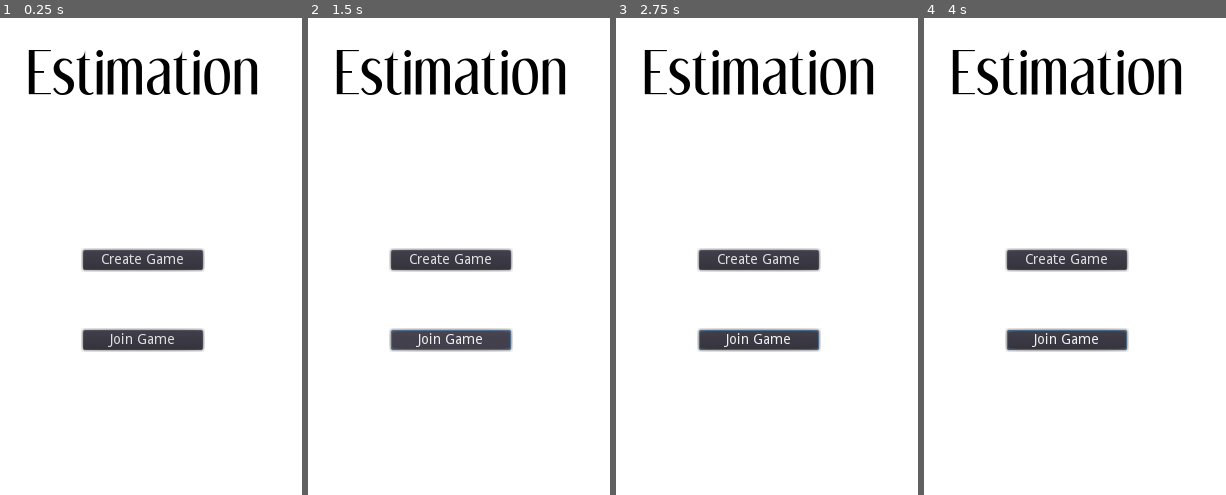
Above: before the commit, frames 1-4 (left to right).
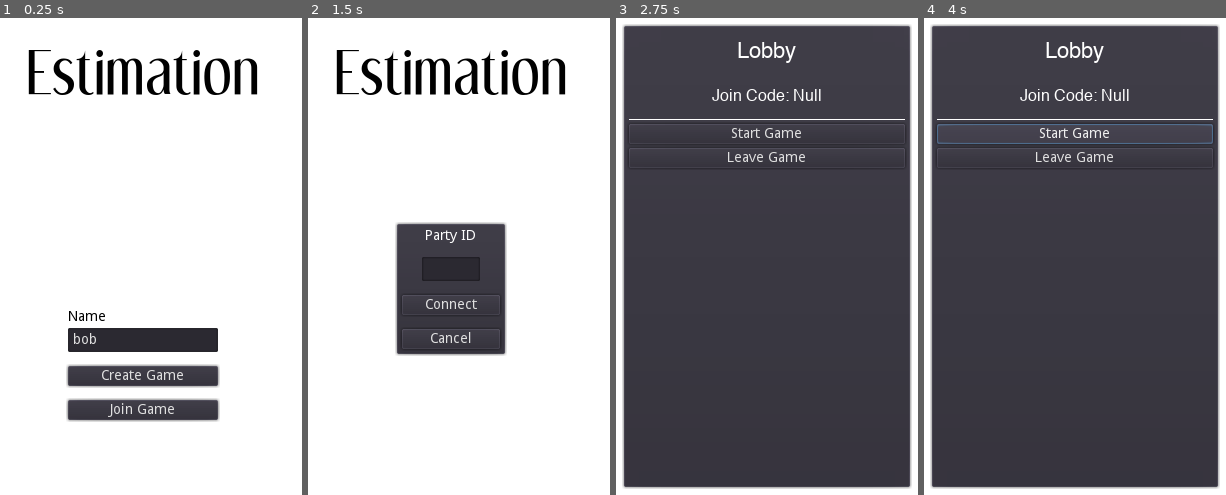
Above: after the commit, the same moments.

Repository: talham7391/estimation-godot
Game: Godot game, scene res://scenes/Home.tscn
The game is run twice, just before and just after one commit, with the same random seed, the same clock (stepped at 60 frames per second) and the same inputs.
Inputs (mouse positions are in pixels of both pictures, inside the frame that each line leads up to):
- Up to frame 1 (0.25 s): no input
- Up to frame 2 (1.5 s): click "Create Game" at 0.5 s; click "Join Game" at 1.25 s
- Up to frame 3 (2.75 s): click (757, 304) at 2 s, where only the run after the commit has a clickable "Connect"
- Up to frame 4 (4 s): click (1075, 132) at 2.75 s, where only the run after the commit has a clickable "Start Game"; click (1075, 132) at 3.5 s, where only the run after the commit has a clickable "Start Game"

The runs differ from the first frame. In frame 1, 8.6% of the frame differs, in the area x 21-73%, y 48-85%; in frame 2, 8.5%; in frame 3, 90%, in the area x 1-99%, y 1-99%; in frame 4, 90%.

Commit message:
Ability to create and join games

Diff:
--- a/scenes/Home.tscn
+++ b/scenes/Home.tscn
@@ -1,8 +1,9 @@
-[gd_scene load_steps=5 format=2]
+[gd_scene load_steps=6 format=2]
 
 [ext_resource path="res://scripts/scenes/Home.gd" type="Script" id=1]
 [ext_resource path="res://fonts/dream_orphans/dream_orphans.ttf" type="DynamicFontData" id=2]
 [ext_resource path="res://scenes/home/LobbyPanel.tscn" type="PackedScene" id=3]
+[ext_resource path="res://scenes/home/JoinLobbyPopup.tscn" type="PackedScene" id=4]
 
 [sub_resource type="DynamicFont" id=1]
 size = 52
@@ -15,28 +16,6 @@
 margin_left = 2.05493
 margin_right = 2.05493
 script = ExtResource( 1 )
-
-[node name="CreateGameButton" type="Button" parent="."]
-anchor_left = 0.5
-anchor_top = 0.5
-anchor_right = 0.5
-anchor_bottom = 0.5
-margin_left = -60.0
-margin_top = -40.0
-margin_right = 60.0
-margin_bottom = -40.0
-text = "Create Game"
-
-[node name="JoinGameButton" type="Button" parent="."]
-anchor_left = 0.5
-anchor_top = 0.5
-anchor_right = 0.5
-anchor_bottom = 0.5
-margin_left = -60.0
-margin_top = 40.0
-margin_right = 60.0
-margin_bottom = 40.0
-text = "Join Game"
 
 [node name="Title" type="Label" parent="."]
 anchor_left = 0.5
@@ -53,4 +32,81 @@
 [node name="LobbyPanel" parent="." instance=ExtResource( 3 )]
 visible = false
 
-[node name="HTTPRequest" type="HTTPRequest" parent="."]
+[node name="CreateRequest" type="HTTPRequest" parent="."]
+
+[node name="CenterContainer" type="CenterContainer" parent="."]
+editor/display_folded = true
+anchor_left = 0.5
+anchor_top = 0.5
+anchor_right = 0.5
+anchor_bottom = 0.5
+margin_left = -149.613
+margin_top = -150.0
+margin_right = 150.387
+margin_bottom = 300.0
+
+[node name="VBoxContainer" type="VBoxContainer" parent="CenterContainer"]
+margin_left = 75.0
+margin_top = 170.0
+margin_right = 225.0
+margin_bottom = 280.0
+
+[node name="NameLabelContainer" type="MarginContainer" parent="CenterContainer/VBoxContainer"]
+editor/display_folded = true
+margin_right = 150.0
+margin_bottom = 14.0
+
+[node name="Label" type="Label" parent="CenterContainer/VBoxContainer/NameLabelContainer"]
+margin_right = 150.0
+margin_bottom = 14.0
+custom_colors/font_color = Color( 0, 0, 0, 1 )
+text = "Name"
+
+[node name="NameInputContainer" type="MarginContainer" parent="CenterContainer/VBoxContainer"]
+editor/display_folded = true
+margin_top = 18.0
+margin_right = 150.0
+margin_bottom = 42.0
+
+[node name="LineEdit" type="LineEdit" parent="CenterContainer/VBoxContainer/NameInputContainer"]
+margin_right = 150.0
+margin_bottom = 24.0
+rect_min_size = Vector2( 150, 0 )
+
+[node name="CreateGameButtonContainer" type="MarginContainer" parent="CenterContainer/VBoxContainer"]
+editor/display_folded = true
+margin_top = 46.0
+margin_right = 150.0
+margin_bottom = 76.0
+custom_constants/margin_top = 10
+
+[node name="CreateGameButton" type="Button" parent="CenterContainer/VBoxContainer/CreateGameButtonContainer"]
+margin_top = 10.0
+margin_right = 150.0
+margin_bottom = 30.0
+text = "Create Game"
+
+[node name="JoinGameButtonContainer" type="MarginContainer" parent="CenterContainer/VBoxContainer"]
+editor/display_folded = true
+margin_top = 80.0
+margin_right = 150.0
+margin_bottom = 110.0
+custom_constants/margin_top = 10
+
+[node name="JoinGameButton" type="Button" parent="CenterContainer/VBoxContainer/JoinGameButtonContainer"]
+margin_top = 10.0
+margin_right = 150.0
+margin_bottom = 30.0
+text = "Join Game"
+
+[node name="JoinLobby" type="CenterContainer" parent="."]
+editor/display_folded = true
+visible = false
+anchor_right = 1.0
+anchor_bottom = 1.0
+
+[node name="JoinLobbyPopup" parent="JoinLobby" instance=ExtResource( 4 )]
+margin_left = 193.0
+margin_top = 348.0
+margin_right = 207.0
+margin_bottom = 362.0
--- /dev/null
+++ b/scenes/home/JoinLobbyPopup.tscn
@@ -0,0 +1,66 @@
+[gd_scene load_steps=2 format=2]
+
+[ext_resource path="res://scripts/scenes/home/JoinLobbyPopup.gd" type="Script" id=1]
+
+[node name="JoinLobbyPopup" type="PanelContainer"]
+margin_right = 40.0
+margin_bottom = 14.0
+script = ExtResource( 1 )
+
+[node name="VBoxContainer" type="VBoxContainer" parent="."]
+margin_left = 7.0
+margin_top = 7.0
+margin_right = 105.0
+margin_bottom = 127.0
+
+[node name="TitleContainer" type="MarginContainer" parent="VBoxContainer"]
+editor/display_folded = true
+margin_right = 98.0
+margin_bottom = 14.0
+
+[node name="Label" type="Label" parent="VBoxContainer/TitleContainer"]
+margin_right = 98.0
+margin_bottom = 14.0
+text = "Party ID"
+align = 1
+
+[node name="InputContainer" type="MarginContainer" parent="VBoxContainer"]
+editor/display_folded = true
+margin_top = 18.0
+margin_right = 98.0
+margin_bottom = 52.0
+custom_constants/margin_right = 20
+custom_constants/margin_top = 10
+custom_constants/margin_left = 20
+
+[node name="LineEdit" type="LineEdit" parent="VBoxContainer/InputContainer"]
+margin_left = 20.0
+margin_top = 10.0
+margin_right = 78.0
+margin_bottom = 34.0
+
+[node name="SubmitContainer" type="MarginContainer" parent="VBoxContainer"]
+editor/display_folded = true
+margin_top = 56.0
+margin_right = 98.0
+margin_bottom = 86.0
+custom_constants/margin_top = 10
+
+[node name="Button" type="Button" parent="VBoxContainer/SubmitContainer"]
+margin_top = 10.0
+margin_right = 98.0
+margin_bottom = 30.0
+text = "Connect"
+
+[node name="CancelContainer" type="MarginContainer" parent="VBoxContainer"]
+editor/display_folded = true
+margin_top = 90.0
+margin_right = 98.0
+margin_bottom = 120.0
+custom_constants/margin_top = 10
+
+[node name="Button" type="Button" parent="VBoxContainer/CancelContainer"]
+margin_top = 10.0
+margin_right = 98.0
+margin_bottom = 30.0
+text = "Cancel"
--- a/scripts/client.gd
+++ b/scripts/client.gd
@@ -1,6 +1,8 @@
 extends Node
 
 var client = null
+
+signal clean_close
 
 func _ready():
 	client = WebSocketClient.new()
@@ -21,12 +23,14 @@
 	print("Connected")
 	print("Sending connection id to server.")
 	var data = {
-		"connectionId": "bob",
+		"connectionId": state.connection_id,
 	}
 	var err = send_obj_to_server(data)
 	print(err)
 
 func on_connection_closed(was_clean_close):
+	if was_clean_close:
+		emit_signal("clean_close")
 	print("Closed - clean: %s" % was_clean_close)
 
 func on_connection_error():
--- a/scripts/scenes/Home.gd
+++ b/scripts/scenes/Home.gd
@@ -5,16 +5,27 @@
 var lobby_on = false
 var client = null
 
+var create_game_button = null
+var join_game_button = null
+
 func _ready():
-	$CreateGameButton.connect("pressed", self, "on_create_game")
-	$JoinGameButton.connect("pressed", self, "on_join_game")
+	$CenterContainer/VBoxContainer/NameInputContainer/LineEdit.text = state.connection_id
+	$CenterContainer/VBoxContainer/NameInputContainer/LineEdit.connect("text_changed", self, "on_name_change")
+	create_game_button = $CenterContainer/VBoxContainer/CreateGameButtonContainer/CreateGameButton
+	join_game_button = $CenterContainer/VBoxContainer/JoinGameButtonContainer/JoinGameButton
+
+	create_game_button.connect("pressed", self, "on_create_game")
+	join_game_button.connect("pressed", self, "on_join_game")
 
 	$LobbyPanel.connect("on_start_pressed", self, "on_start_pressed")
 	$LobbyPanel.connect("on_leave_pressed", self, "on_leave_pressed")
 
+	$JoinLobby/JoinLobbyPopup.connect("submit_pressed", self, "on_submit_join_game")
+	$JoinLobby/JoinLobbyPopup.connect("cancel_pressed", self, "on_cancel_join_game")
+
 	connected_players.connect("connected_players_changed", self, "on_connected_players_changed")
 
-	$HTTPRequest.connect("request_completed", self, "on_request_completed")
+	$CreateRequest.connect("request_completed", self, "on_request_completed")
 
 func on_connected_players_changed():
 	var names = []
@@ -34,9 +45,15 @@
 	else:
 		enable_buttons()
 
+func on_join_request_completed(result, response_code, headers, body):
+	pass
+
+func on_name_change(name):
+	state.connection_id = name
+
 func on_create_game():
 	disable_buttons()
-	$HTTPRequest.request(
+	$CreateRequest.request(
 		"%s/games" % constants.web_server,
 		PoolStringArray(),
 		true,
@@ -44,7 +61,17 @@
 	)
 
 func on_join_game():
-	print("Hello there!")
+	$CenterContainer.hide()
+	$JoinLobby.show()
+
+func on_cancel_join_game():
+	$CenterContainer.show()
+	$JoinLobby.hide()
+
+func on_submit_join_game():
+	state.party_id = $JoinLobby/JoinLobbyPopup.party_id
+	$JoinLobby.hide()
+	show_lobby()
 
 func on_start_pressed():
 	pass
@@ -53,12 +80,12 @@
 	hide_lobby()
 
 func enable_buttons():
-	$CreateGameButton.disabled = false
-	$JoinGameButton.disabled = false
+	create_game_button.disabled = false
+	join_game_button.disabled = false
 
 func disable_buttons():
-	$CreateGameButton.disabled = true
-	$JoinGameButton.disabled = true
+	create_game_button.disabled = true
+	join_game_button.disabled = true
 
 func show_lobby():
 	if lobby_on:
@@ -67,18 +94,24 @@
 	$LobbyPanel.update_party_id()
 	$LobbyPanel.visible = true
 	disable_buttons()
+	$CenterContainer.hide()
 
 	client = client_script.new()
+	client.connect("clean_close", self, "on_clean_close")
 	add_child(client)
+
+func on_clean_close():
+	hide_lobby()
 
 func hide_lobby():
 	if not lobby_on:
 		return
 	lobby_on = false
 	$LobbyPanel.visible = false
-	$CreateGameButton.disabled = false
-	$JoinGameButton.disabled = false
+	create_game_button.disabled = false
+	join_game_button.disabled = false
 	enable_buttons()
+	$CenterContainer.show()
 
 	client.close_connection()
 	client.queue_free()
--- /dev/null
+++ b/scripts/scenes/home/JoinLobbyPopup.gd
@@ -0,0 +1,20 @@
+extends PanelContainer
+
+var party_id = null
+
+signal submit_pressed
+signal cancel_pressed
+
+func _ready():
+	$VBoxContainer/InputContainer/LineEdit.connect("text_changed", self, "on_text_changed")
+	$VBoxContainer/SubmitContainer/Button.connect("pressed", self, "on_submit")
+	$VBoxContainer/CancelContainer/Button.connect("pressed", self, "on_cancel")
+
+func on_text_changed(text):
+	party_id = text
+
+func on_submit():
+	emit_signal("submit_pressed")
+
+func on_cancel():
+	emit_signal("cancel_pressed")
Not shown, added: export_presets.cfg
Not shown, added: .gitignore
Not shown, added: Pipfile
Not shown, added: Pipfile.lock
Not shown, added: tasks.py
